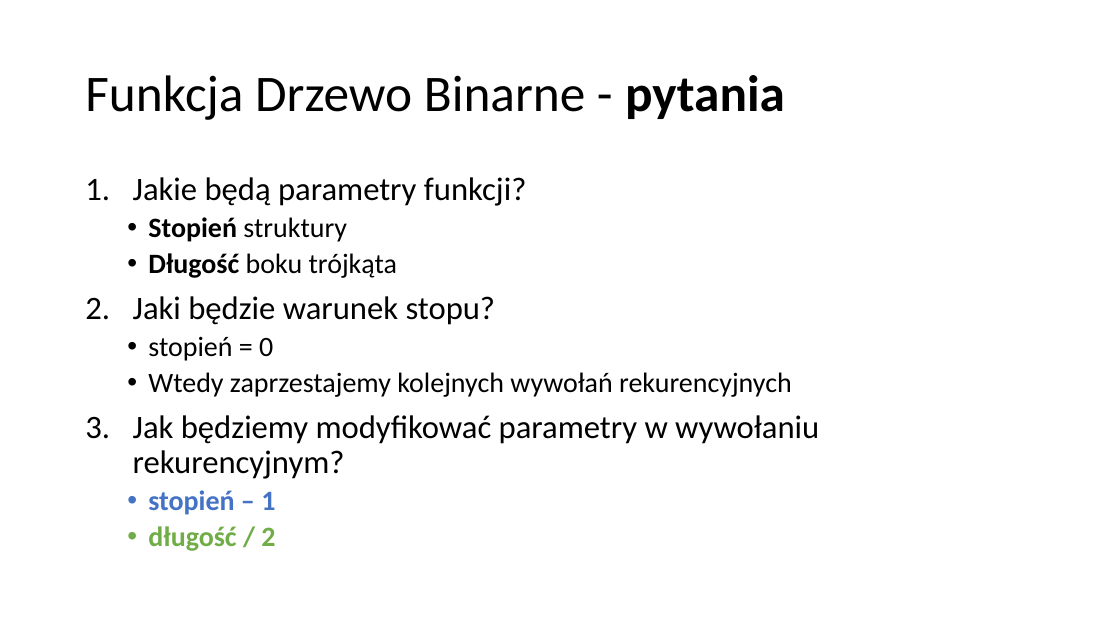
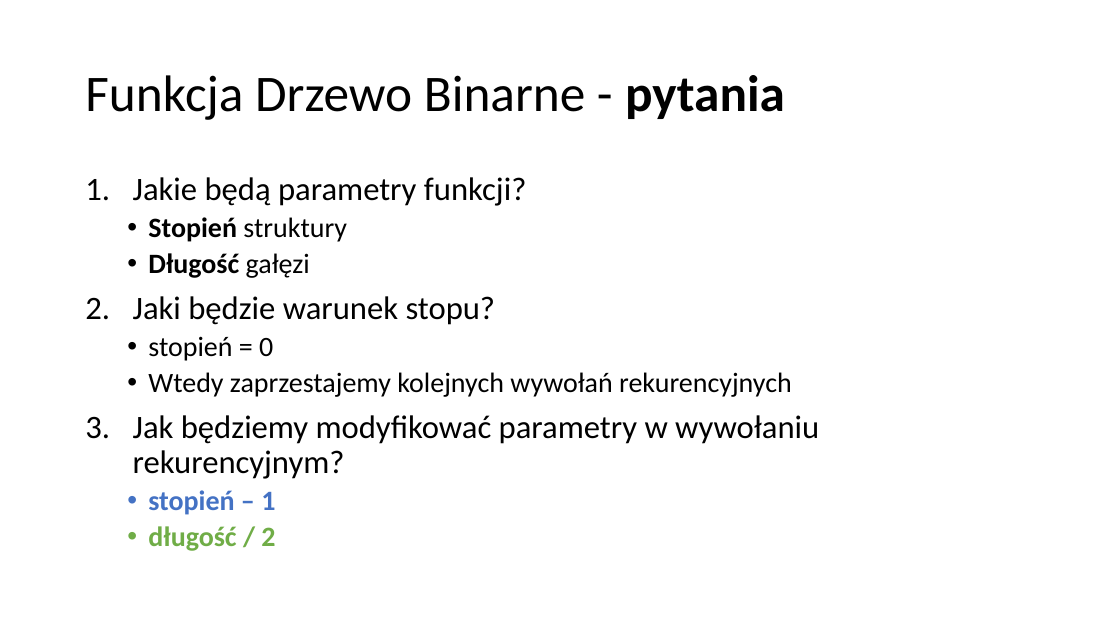
Before and after one commit to blackbat13/CS-HTiEW, a slide deck: slide 17 of Wprowadzenie do rekurencji/III. Wprowadzenie do rekurencji/Drzewo Binarne - algorytm.pptx (slide 16 before the commit). Drawn at 1120x630 pixels with LibreOffice and Linux fonts; fonts in the diff are those of the drawing. Boxes give left, top, right and bottom in pixels: in the first picture for what was removed or moved away, otherwise in the second. Text is boxed around its words. In the diff, an @@ line names an element or a change of style, - is before the commit and + after.

```diff
--- a/Wprowadzenie do rekurencji/III. Wprowadzenie do rekurencji/Drzewo Binarne - algorytm.pptx
+++ b/Wprowadzenie do rekurencji/III. Wprowadzenie do rekurencji/Drzewo Binarne - algorytm.pptx
@@ text at [148,253,310,278]: text changed; bold on @@
-  • Długość boku trójkąta
+  • Długość gałęzi
```
Also in this commit, not shown: 5 other slides changed, 1 slide added.
